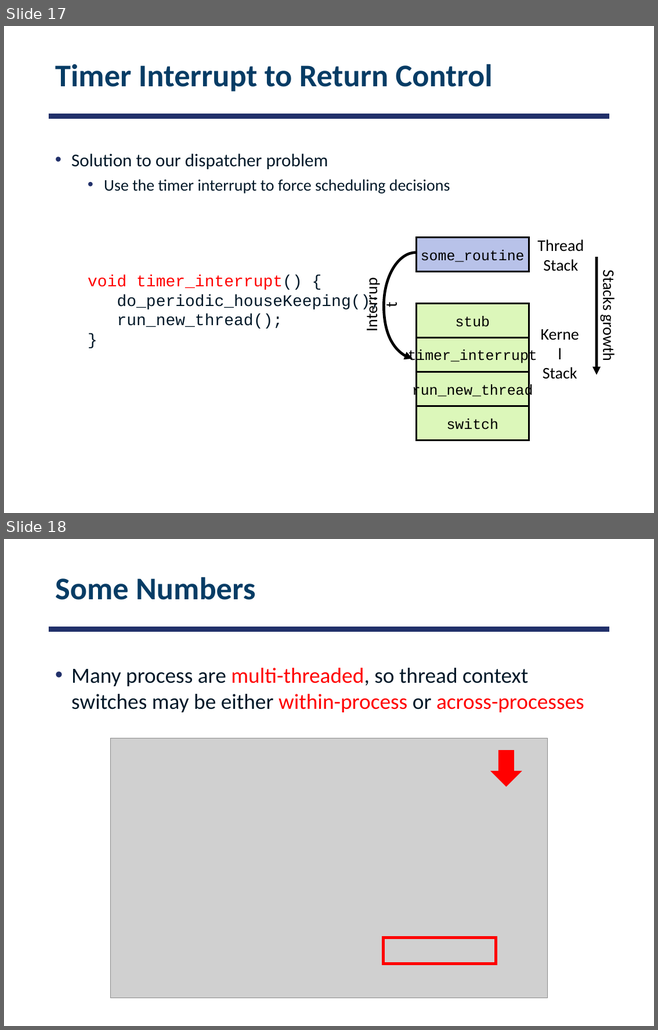
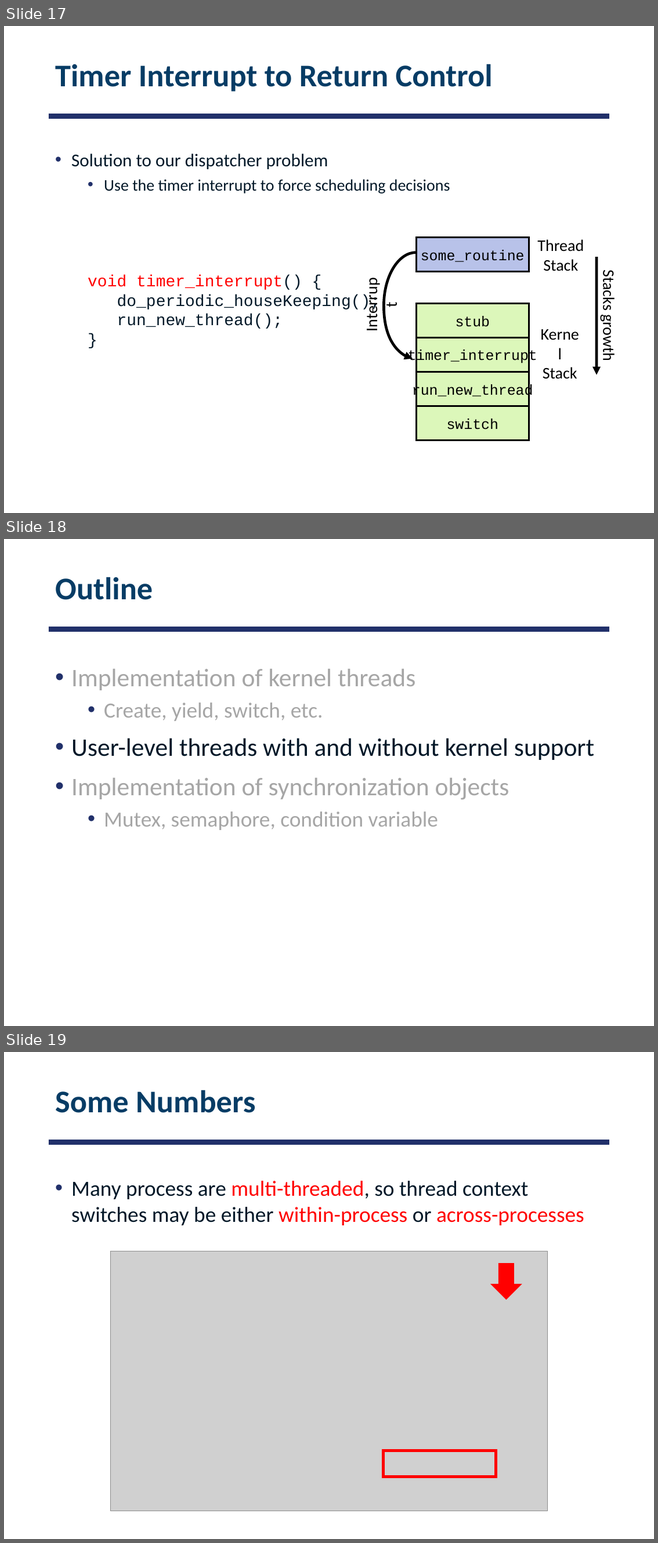
Before and after one commit to smajidzahedi/ECE350, a slide deck: 03-multithreaded.pptx. Shown one above the other, each under a label of ours: slides 17 and 18 before the commit, slides 17, 18 and 19 after it. The pictures are 658x1030 and 658x1543 pixels, drawn with LibreOffice and Linux fonts; fonts in the diff are those of the drawing; grey boxes stand for pictures. Boxes give left, top, right and bottom in pixels: in the first picture for what was removed or moved away, otherwise in the second. Text is boxed around its words. In the diff, an @@ line names an element or a change of style, - is before the commit and + after.

```diff
--- a/03-multithreaded.pptx
+++ b/03-multithreaded.pptx
@@ slide 18 added at [4, 539, 654, 1026], background #FFFFFF; not listed: 1 template element that a slide beside it also shows @@
@@ title added at [55, 577, 152, 600], 35 pt, text #073C65, bold @@
+Outline
@@ text added at [71, 669, 594, 830], 28 pt, text #A6A6A6 @@
+• Implementation of kernel threads
+  • Create, yield, switch, etc.
+• User-level threads with and without kernel support
+• Implementation of synchronization objects
+  • Mutex, semaphore, condition variable
@@ what was slide 18 is now slide 19 @@
```
Also in this commit, not shown: 1 other slide added, 2 other files.
